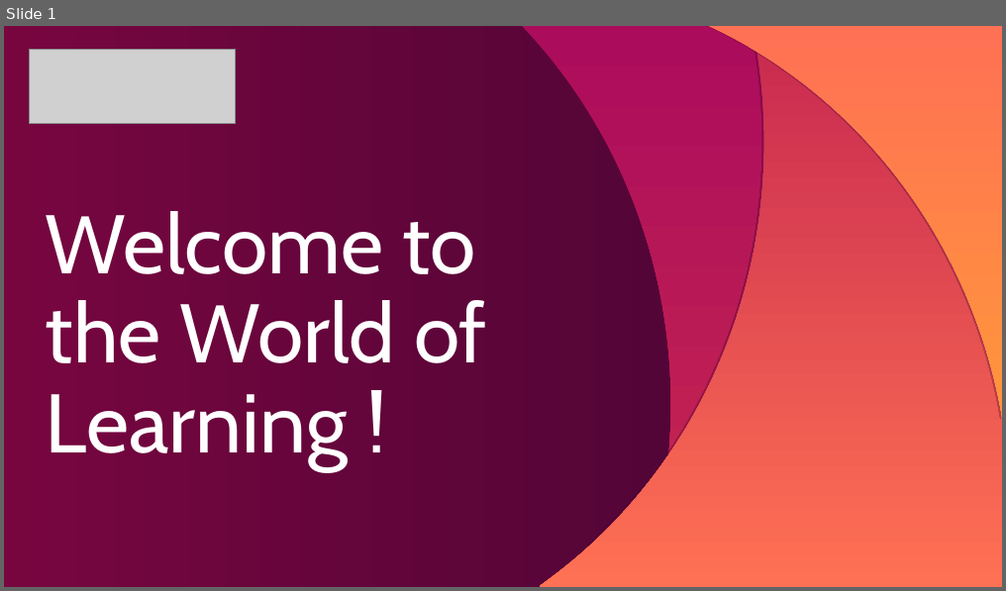
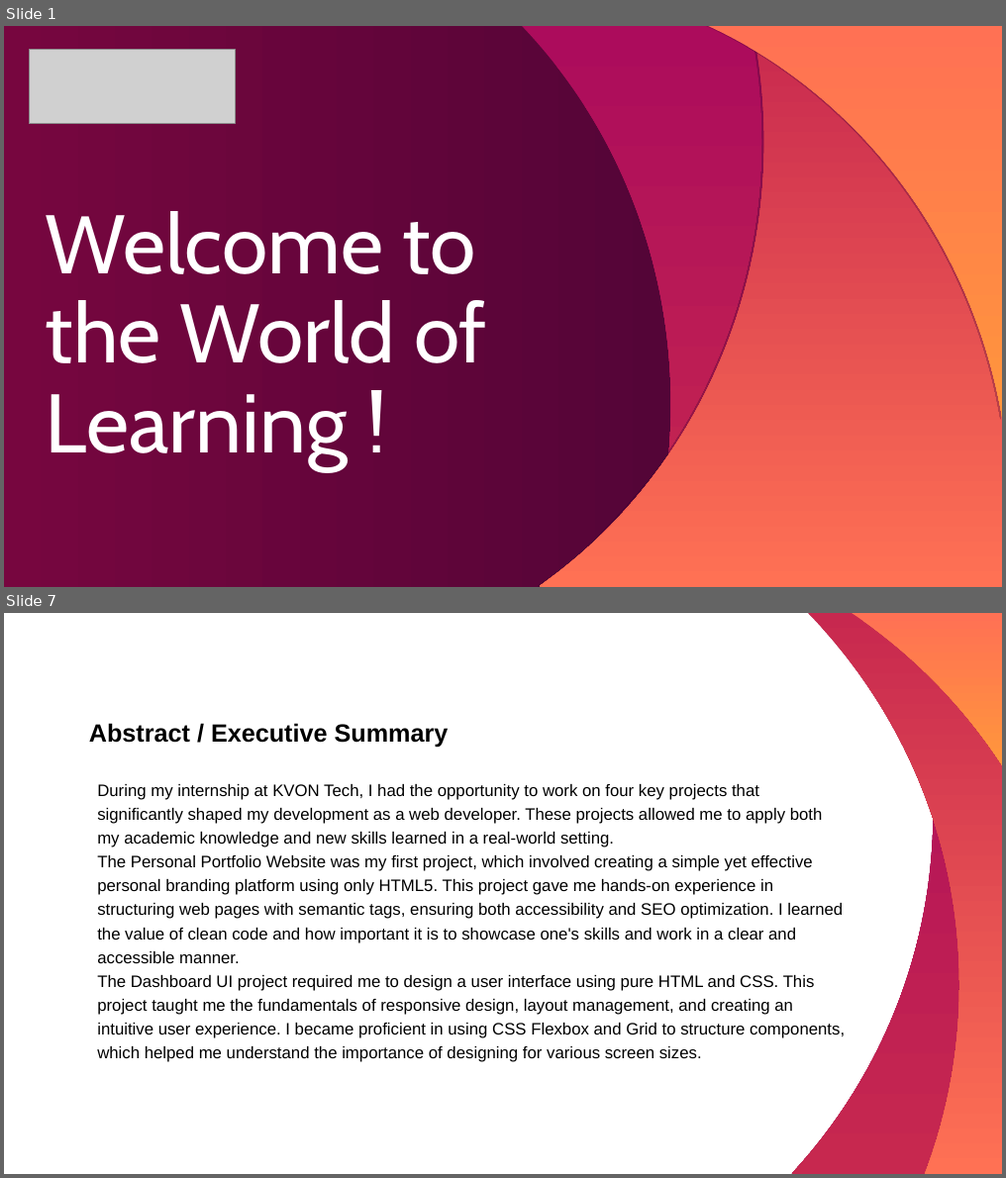
Before and after one commit to lightning-mcqueen01/HTML-basic, a slide deck: week 5/js/Template_internship_Viva2024(1).ppt. Shown one above the other, each under a label of ours: slide 1 before the commit, slides 1 and 7 after it; the slides between them are not shown. The pictures are 1006x591 and 1006x1178 pixels, drawn with LibreOffice and Linux fonts; fonts in the diff are those of the drawing; grey boxes stand for pictures. Boxes give left, top, right and bottom in pixels: in the first picture for what was removed or moved away, otherwise in the second. Text is boxed around its words. In the diff, an @@ line names an element or a change of style, - is before the commit and + after.

```diff
--- a/week 5/js/Template_internship_Viva2024(1).ppt
+++ b/week 5/js/Template_internship_Viva2024(1).ppt
@@ slide 7 added at <box>4,613,1002,1174</box>, background #FFFFFF @@
@@ freeform shape added at <box>791,613,1002,1174</box>, fill gradient #AC0C5C to #C7284F @@
@@ freeform shape added at <box>808,613,1002,1174</box>, fill gradient #C7284F to #FF7154 @@
@@ freeform shape added at <box>851,613,1002,764</box>, fill gradient #FF7154 to #FF963C @@
@@ title added at <box>89,723,449,748</box>, 18 pt, text #000000, bold @@
+Abstract / Executive Summary
@@ text added at <box>97,784,845,1062</box>, 12 pt, text #000000 @@
+During my internship at KVON Tech, I had the opportunity to work on four key projects that significantly shaped my development as a web developer. These projects allowed me to apply both my academic knowledge and new skills learned in a real-world setting.
+The Personal Portfolio Website was my first project, which involved creating a simple yet effective personal branding platform using only HTML5. This project gave me hands-on experience in structuring web pages with semantic tags, ensuring both accessibility and SEO optimization. I learned the value of clean code and how important it is to showcase one's skills and work in a clear and accessible manner.
+The Dashboard UI project required me to design a user interface using pure HTML and CSS. This project taught me the fundamentals of responsive design, layout management, and creating an intuitive user experience. I became proficient in using CSS Flexbox and Grid to structure components, which helped me understand the importance of designing for various screen sizes.
```
Also in this commit, not shown: 1 slide changed, 13 other slides added, 7 slides removed, 31 other files.
